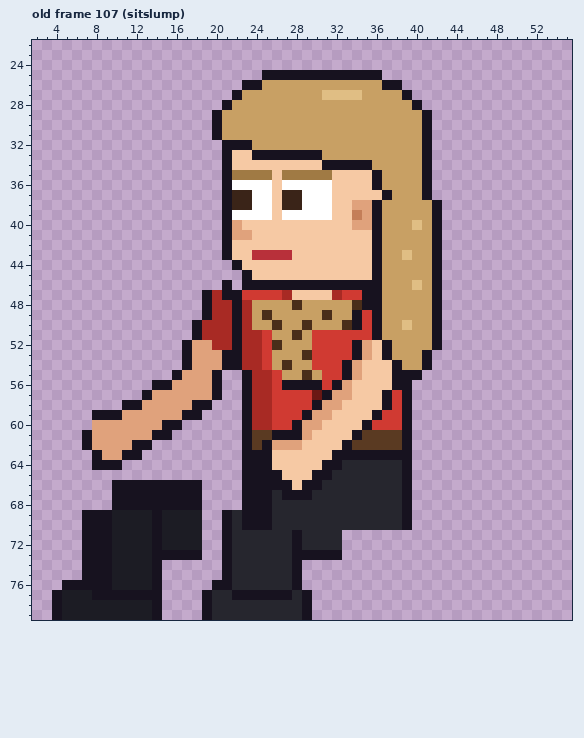
Two versions of one pixel-art file, sprites/staff/office_christy_left_anim.aseprite. That is the earlier state.
64x80 pixels, 129 frames. Colours within 5 levels of each other are drawn and written as one. Shown: old frame 107 (sitslump): x 2..55, y 22..79. The commit also changed other frames, which this record leaves out.
The result:
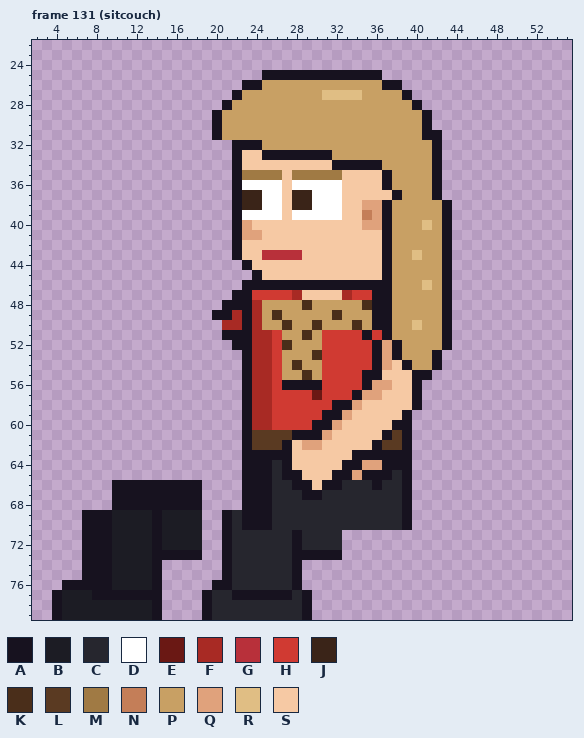
Palette (. is transparent): A #17121f  B #1c1c24  C #26262e  D #ffffff  E #6a1814  F #a82a24  G #b8303a  H #d03a32  J #3a2418  K #4a2e1a  L #5a3a22  M #a07a44  N #c47e58  P #c8a064  Q #e0a27c  R #e0be84  S #f6c9a4
A new or re-ordered frame is compared with the old frame closest to it.
Change:
frames 129 -> 135
Changed rows in their new state; - is an unchanged pixel.
Frame 131 (sitcouch) is new; against old frame 107 (sitslump):
first column x 7:
31 -----------------------------------A-
32 --------------.--A----------------PA-
33 --------------.A-S------A---------PA-
34 --------------.A--------S----A----PA-
35 --------------.A---MS----M---SA---PA-
36 --------------.A---DS----D---SA---PA-
37 --------------.A-J-DS-J--D----SA--PA-
38 --------------.A-J-DS-J--D-S-QA----PA
39 --------------.A---DS----D-SNQA----PA
40 --------------.AQ----------S-QA--PRPA
41 --------------.A-Q-----------SA----PA
42 --------------.A-------------SA----PA
43 --------------.A-S---G-------SA-PR-PA
44 ---------------.A------------SA----PA
45 ----------------.A-----------SA----PA
46 --------------.---------------A--PRPA
47 ------------...-A---HF---SF-H-A----PA
48 ------------..A-AF---PK----PK-A----PA
49 ------------.AAFAFPK----PK-PP-A----PA
50 -----------...-FAF-PK-PK--PKP-A-PR-PA
51 -----------...A-A-FH-PKP----AHA----PA
52 ----------.....-A-FHK--P---HHAQA---PA
53 ----------......A-FH--PK---HHAQA--PA-
54 ----------......A-FHPK-P--HHHAQSA-PA-
55 ---------.....------------HHAA-SS-A--
56 -------.......-----------HHHAQQSSA---
57 ------........----------HHHAQQSSSA---
58 ----.........----------HHAAQ--SSSA---
59 -...........----------HHAAQ--SSS-----
60 -.........-----------HHAAQ--SSSA-----
61 .........----------LL-AAQ--SSSA------
62 .......-----------LLASQQ--SSSA-------
63 -.....-------------AA----SS----------
64 -...---------------CA---SSAAQQAA-----
65 -------------------CAA-SSAAQAAA------
66 -------------------CCA-SAA---A-------
67 --------------------CC-A-------------
Changed places in both pictures, as pixel boxes (x1, y1, x2, y2):
changed: (82, 130, 452, 500)
